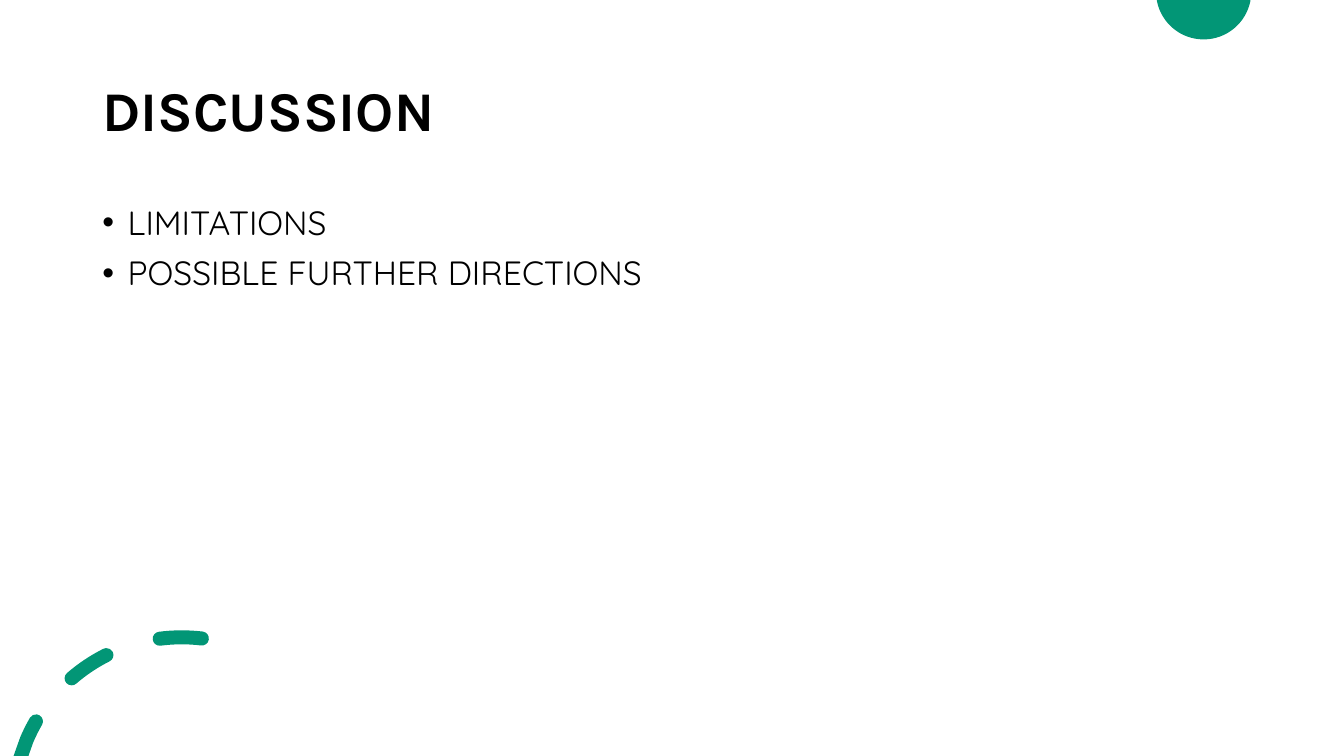
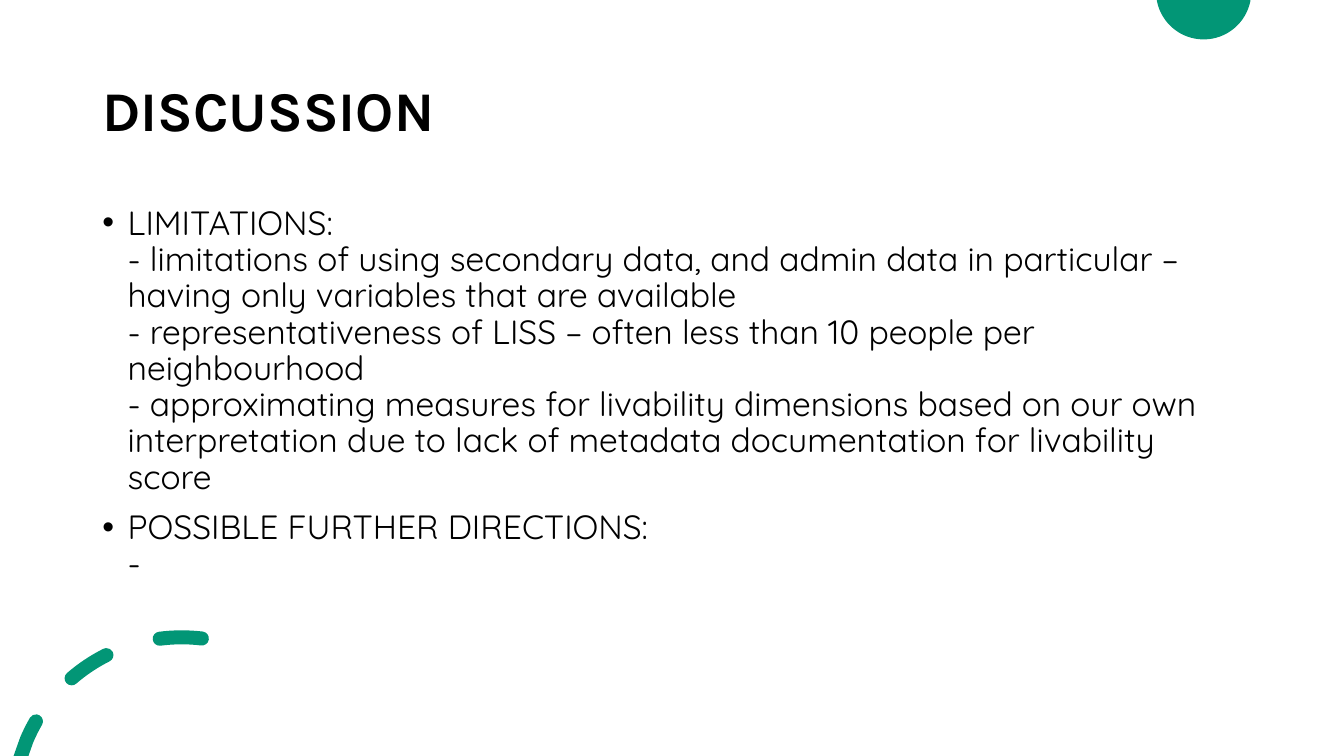
Before and after one commit to ilaluna/LIVING-SICSS, a slide deck: slide 8 of LIVING-SICCS.pptx. Drawn at 1344x756 pixels with LibreOffice and Linux fonts; fonts in the diff are those of the drawing. Boxes give left, top, right and bottom in pixels: in the first picture for what was removed or moved away, otherwise in the second. Text is boxed around its words. In the diff, an @@ line names an element or a change of style, - is before the commit and + after.

```diff
--- a/LIVING-SICCS.pptx
+++ b/LIVING-SICCS.pptx
@@ text at bbox=[128, 211, 1197, 540]: text changed @@
-• LIMITATIONS
-• POSSIBLE FURTHER DIRECTIONS
+• LIMITATIONS:
+  - limitations of using secondary data, and admin data in particular – having only variables that are available
+  - representativeness of LISS – often less than 10 people per neighbourhood
+  - approximating measures for livability dimensions based on our own interpretation due to lack of metadata documentation for livability score
+• POSSIBLE FURTHER DIRECTIONS:
+  -
```
Also in this commit, not shown: 4 other slides changed.
